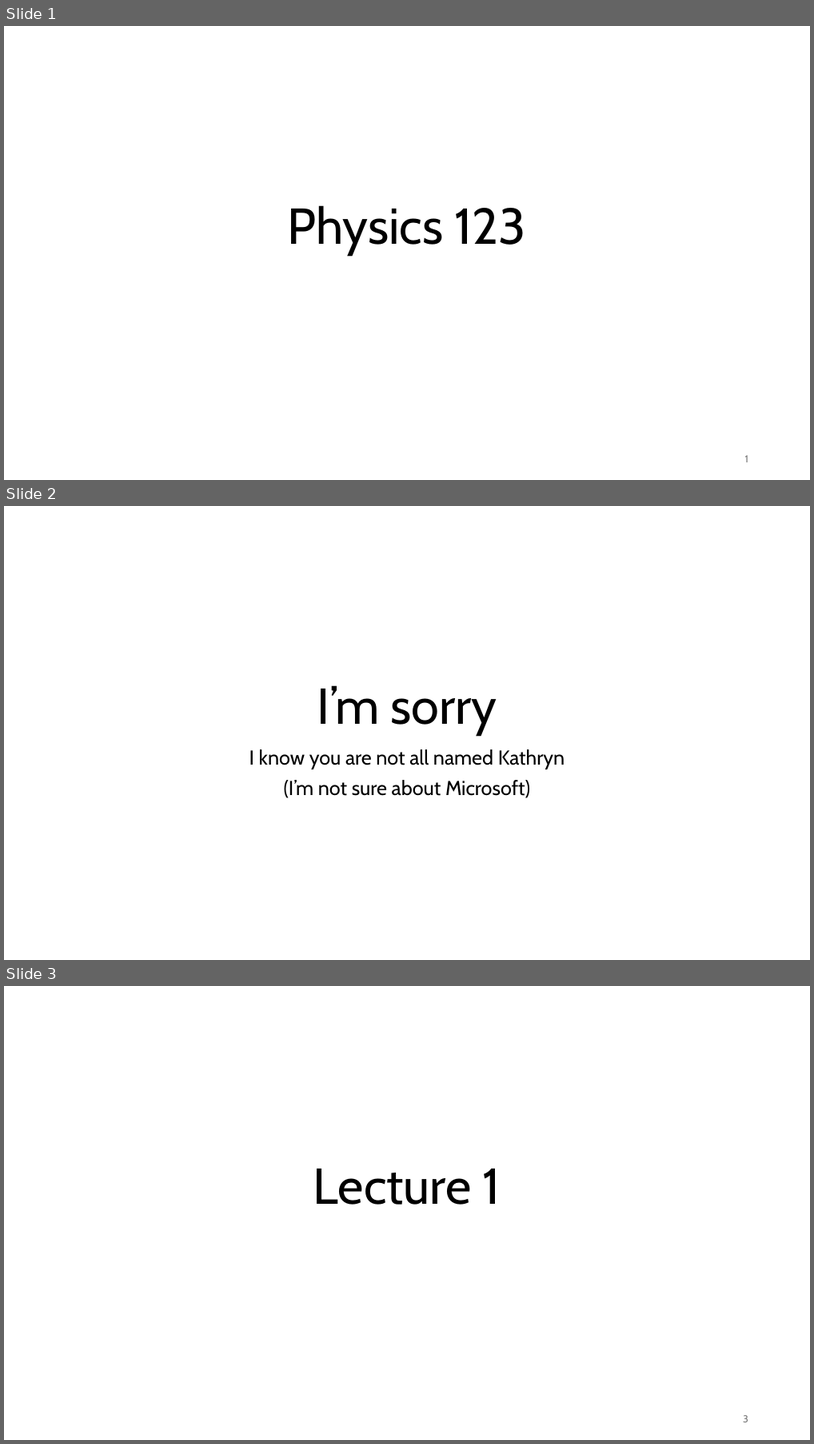
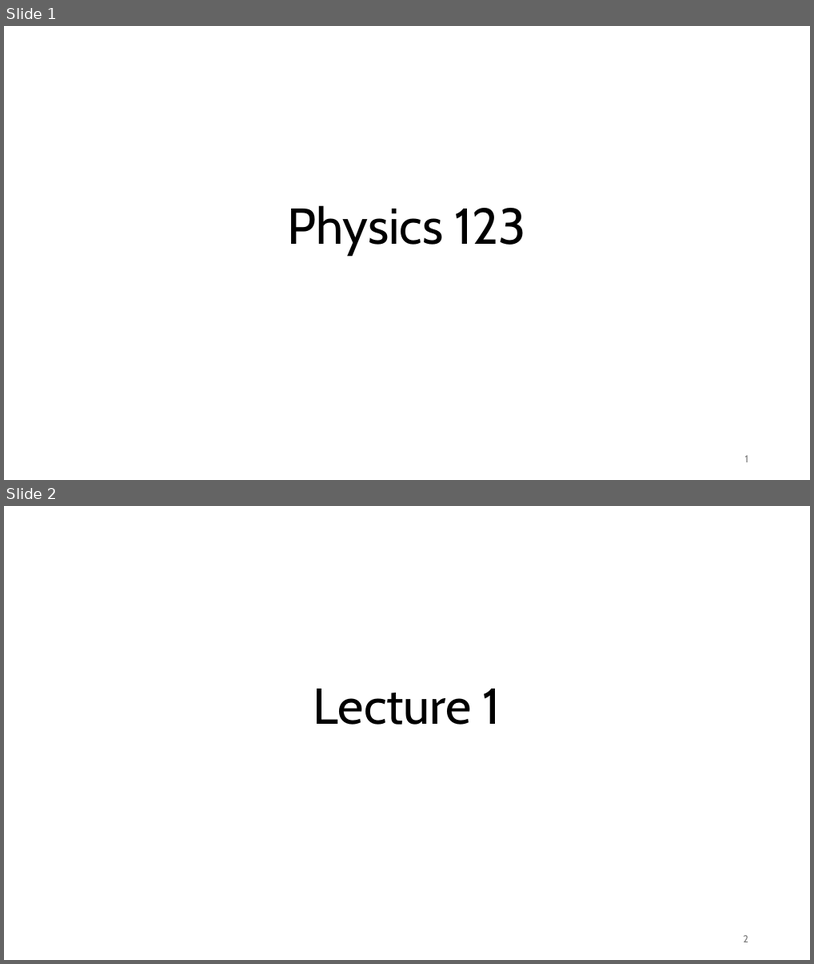
Before and after one commit to rtlines/Introductory-Physics-II, a slide deck: Lecture_Slides/PH 123 Lecture 01.pptx. Shown one above the other, each under a label of ours: slides 1, 2 and 3 before the commit, slides 1 and 2 after it. The pictures are 814x1444 and 814x964 pixels, drawn with LibreOffice and Linux fonts; fonts in the diff are those of the drawing. Boxes give left, top, right and bottom in pixels: in the first picture for what was removed or moved away, otherwise in the second. Text is boxed around its words. In the diff, an @@ line names an element or a change of style, - is before the commit and + after.

```diff
--- a/Lecture_Slides/PH 123 Lecture 01.pptx
+++ b/Lecture_Slides/PH 123 Lecture 01.pptx
@@ slide 2 removed at bbox=[4, 506, 810, 960], background #FFFFFF @@
@@ title removed at bbox=[317, 685, 498, 736] @@
-I’m sorry
@@ subtitle removed at bbox=[250, 749, 565, 798] @@
-I know you are not all named Kathryn
-(I’m not sure about Microsoft)
@@ what was slide 3 is now slide 2 @@
@@ page number at bbox=[743, 935, 749, 942]: text changed @@
-3
+2
```
Also in this commit, not shown: 11 slides changed, 3 slides added, 1 other slide removed, 25 other files.
